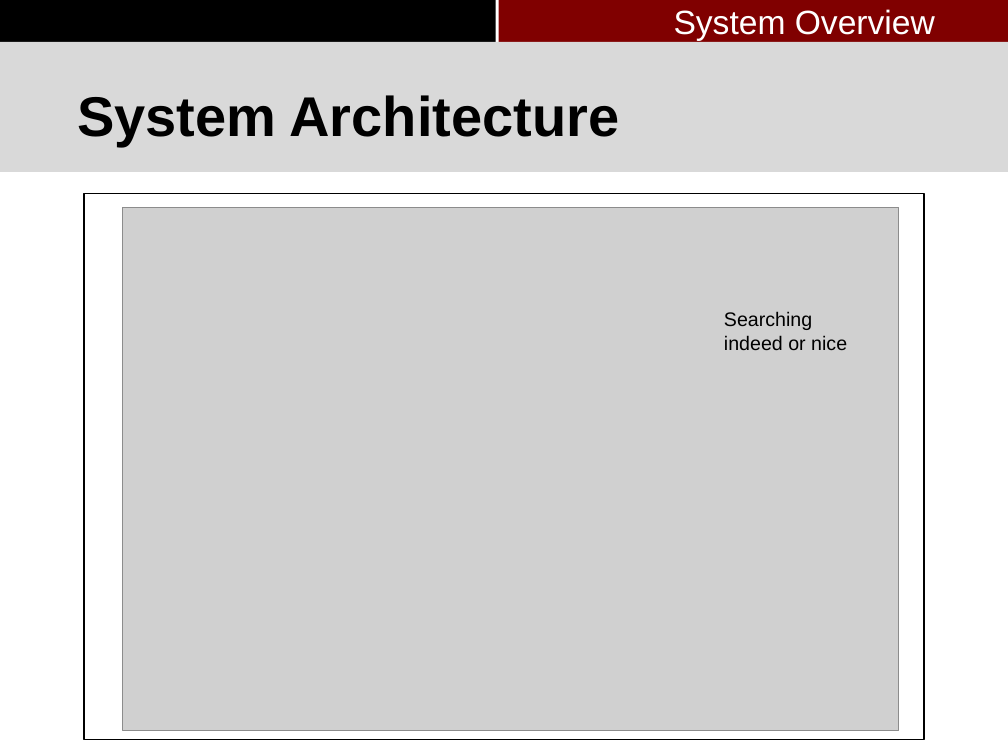
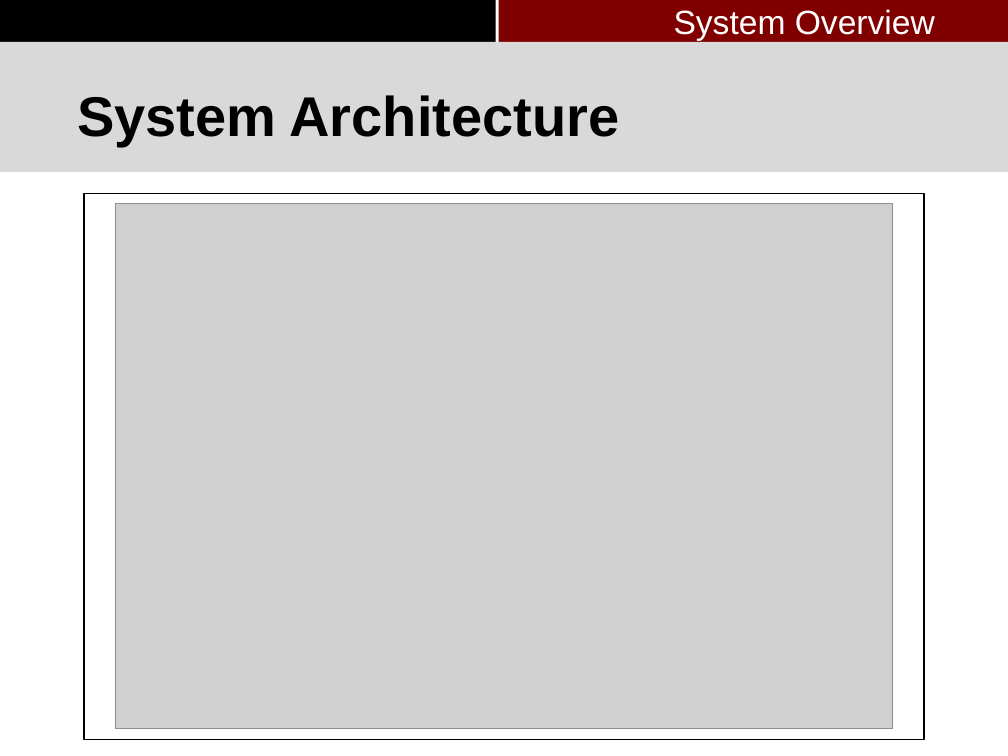
Before and after one commit to pkushiqiang/thesis, a slide deck: slide 26 of media/Master's thesis-4.pptx. Drawn at 1008x756 pixels with LibreOffice and Linux fonts; fonts in the diff are those of the drawing; grey boxes stand for pictures; background and template pictures are left out. Boxes give left, top, right and bottom in pixels: in the first picture for what was removed or moved away, otherwise in the second. Text is boxed around its words. In the diff, an @@ line names an element or a change of style, - is before the commit and + after.

```diff
--- a/media/Master's thesis-4.pptx
+++ b/media/Master's thesis-4.pptx
@@ picture: place and size @@
-picture at bbox=[123, 207, 899, 731]
+picture at bbox=[116, 204, 893, 728]
@@ text removed at bbox=[724, 311, 847, 350] @@
-Searching indeed or nice
```
Also in this commit, not shown: 8 other slides changed, 2 slides removed, 2 other files.
